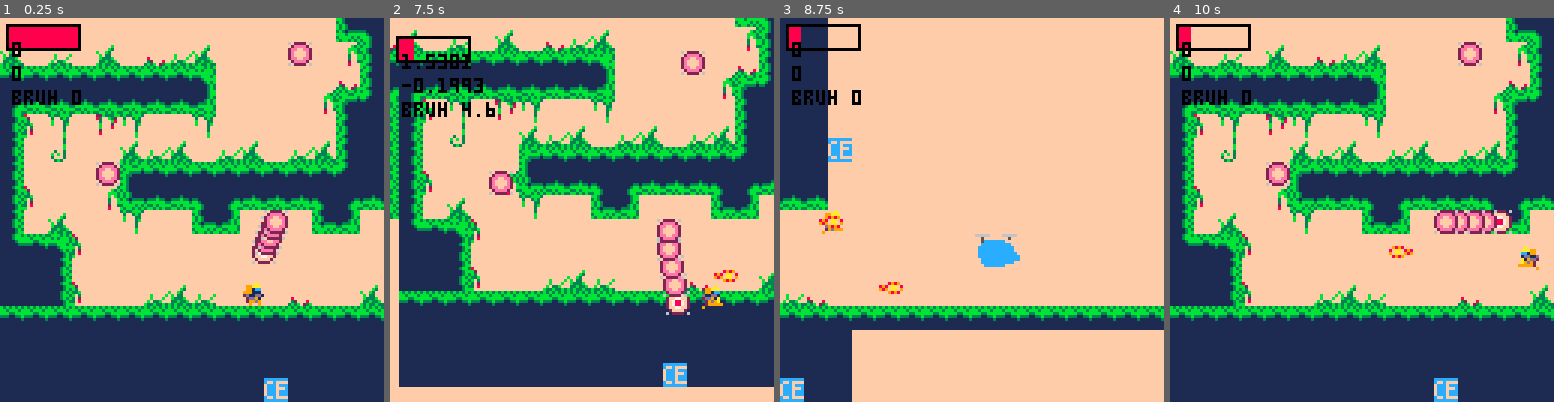
Above: before the commit, frames 1-4 (left to right).
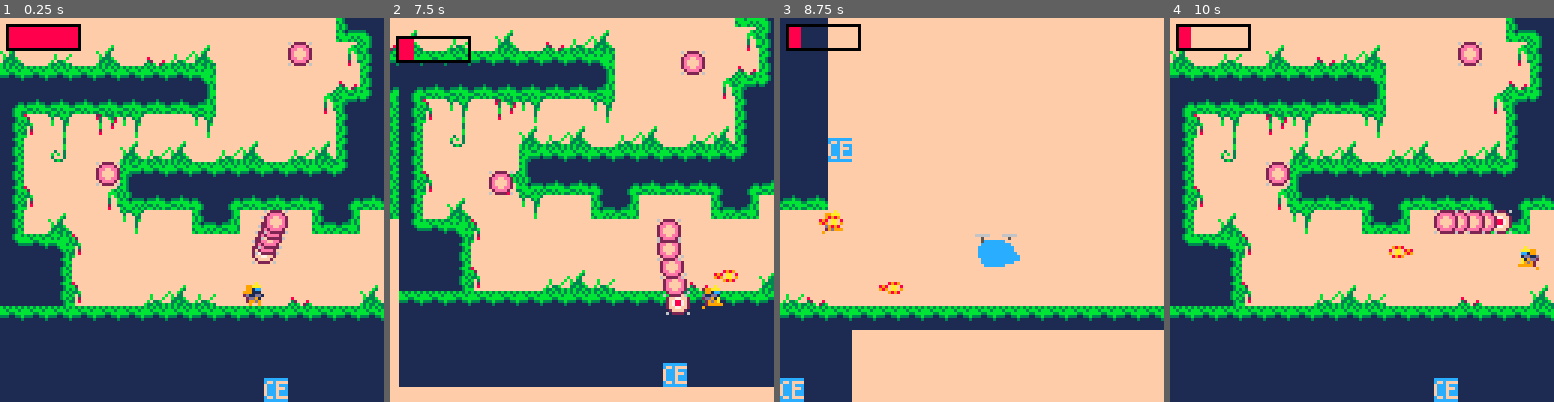
Above: after the commit, the same moments.

Repository: KippTheKippster/Pico-8-Games
Game: PICO-8 cartridge meto.p8
Same seed, same stepped clock (60 frames per second), same inputs: the game is played once before the commit and once after it.
Inputs:
- Up to frame 1 (0.25 s): no input
- Up to frame 2 (7.5 s): tap O (Z key) at 0.33, 0.7, 1.43, 2.22, 3.1, 3.98, 4.87, 5.75, 6.63 s; tap X (X key) at 1.07, 2.07, 2.4, 2.73, 3.07, 3.4, 3.73, 4.07, 4.4, 4.73, 5.07, 5.4, 5.73, 6.07, 6.4, 6.73, 7.07, 7.4 s; hold Left 1.97-2.37 s; hold Right 2.87-3.53 s; hold Up 3.58-4.08 s; hold Right 4.13-4.53 s; hold Left 5.13-5.8 s; hold Up 5.85-6.18 s; hold Left 6.23-6.63 s; hold Right from 7.13 s (still down)
- Up to frame 3 (8.75 s): tap O (Z key) at 7.52, 8.4 s; tap X (X key) every 0.33 s from 7.73 to 8.73 s; release Right at 7.8 s; hold Up 7.85-8.35 s; hold Right from 8.4 s (still down)
- Up to frame 4 (10 s): release Right at 8.8 s; tap X (X key) at 9.07, 9.4, 9.73 s; tap O (Z key) at 9.28 s; hold Left from 9.4 s (still down)

The runs differ from the first frame. In frame 1, 0.5% of the frame differs, in the area x 3-22%, y 6-23%; in frame 2, 1.0%, in the area x 3-28%, y 9-26%; in frame 3, 0.5%; in frame 4, 0.5%.

Commit message:
Remove debug lines from meto

Diff:
--- a/meto.p8
+++ b/meto.p8
@@ -286,7 +286,6 @@
 
 current_camera = active:new{}
 current_camera.border = nil
-//current_camera:add()
 current_camera.local_x = 0
 current_camera.local_y = 0
 current_camera.shake_x = 0
@@ -317,9 +316,9 @@
 	camera_y += self.shake_y
 
 	--print(self.shake_y, player.x, player.y - 32)
-	write(self.shake_y)
-	write(self.shake_x)
-	write('bruh ' .. self.shake_amp)
+	--write(self.shake_y)
+	--write(self.shake_x)
+	--write('bruh ' .. self.shake_amp)
 end
 
 function current_camera:shake(amp)
